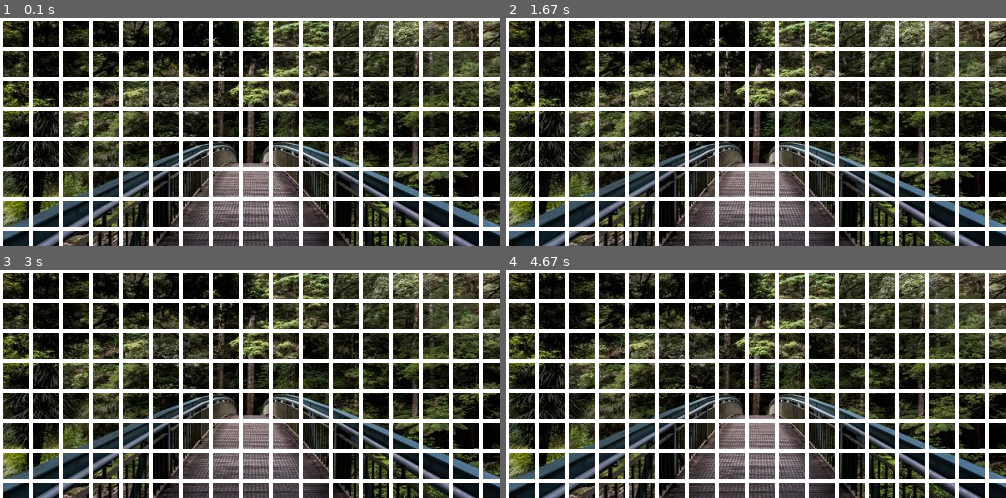
Above: before the commit, frames 1-4 (two rows, left to right).
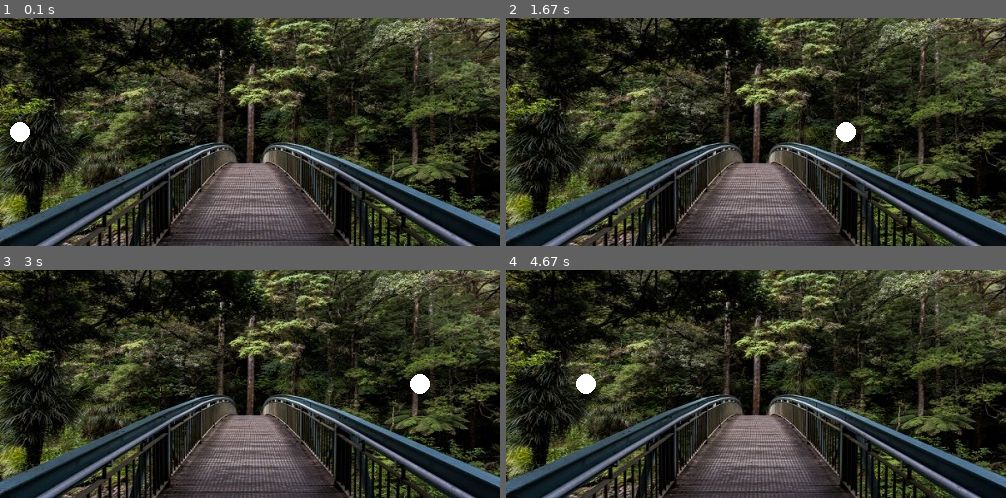
Above: after the commit, the same moments.

Repository: sapirmaz123/my-first-pygame
Game: pygame game, started from main.py
Two runs of this game, one before a commit and one after it. Both use one fixed random seed, a clock stepped at 60 frames per second and the inputs below.
Inputs:
- Up to frame 1 (0.1 s): no input
- Up to frame 2 (1.67 s): no input
- Up to frame 3 (3 s): no input
- Up to frame 4 (4.67 s): no input

The runs differ from the first frame. In frame 1, 25% of the frame differs, in the area x 0-100%, y 0-100%; in frame 2, 25%; in frame 3, 25%; in frame 4, 25%.

Commit message:
added circle...

Diff:
--- a/main.py
+++ b/main.py
@@ -15,18 +15,25 @@
 #fill screen and show
 img= pygame.image.load(IMAGE)
 
+clock= pygame.time.Clock()
+
+circle_x= 10
+circle_y= WINDOW_H/2
+x_step= 10
 
 play = True
 while play:
   screen.blit(img, (0,0))
-  for i in range (0, WINDOW_H, 30):
-    pygame.draw.line(screen, (255,255,255), [0,i], [WINDOW_W,i], width=4)
-  for j in range (0, WINDOW_W, 30):
-    pygame.draw.line(screen, (255,255,255), [j,0], [j,WINDOW_W], width=4)
+  pygame.draw.circle(screen, (255,255,255), (circle_x, circle_y), 10)
+  circle_x += x_step
+  if circle_x > WINDOW_W:
+    x_step= -10
+  if circle_x < 0:
+    x_step= 10
   pygame.display.flip()
   for event in pygame.event.get():
     if event.type == pygame.QUIT:
       play = False
-
+  clock.tick(20)
 
 pygame.quit()
